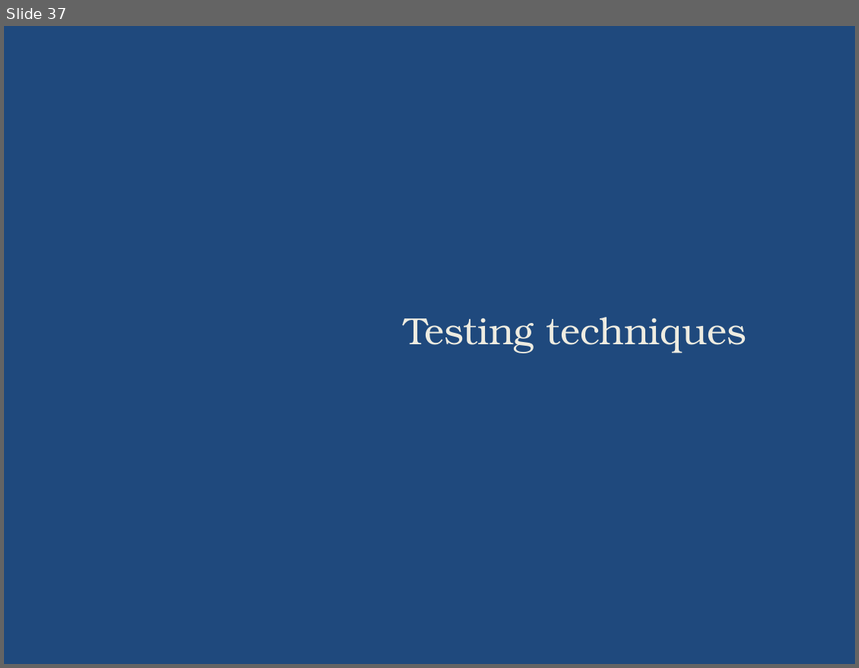
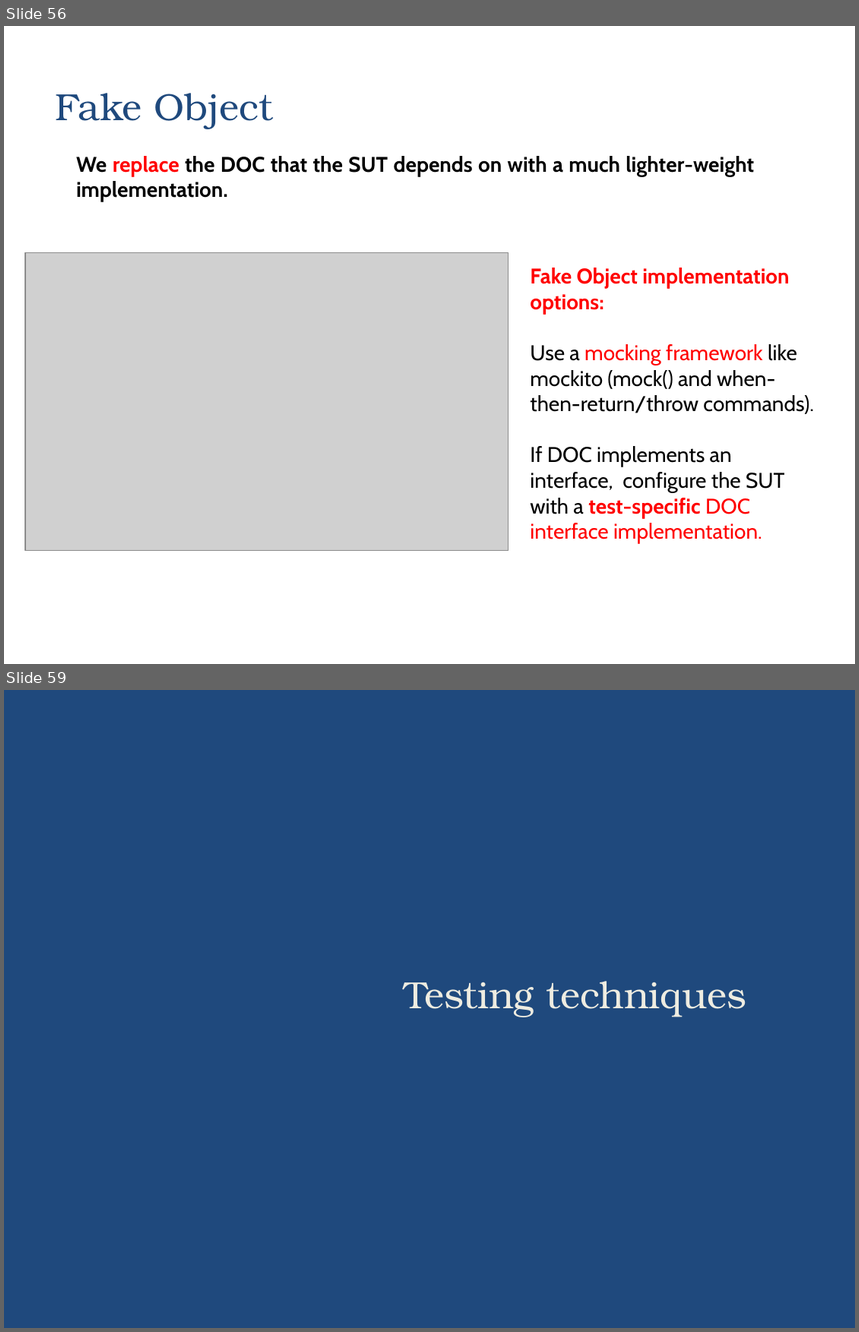
Before and after one commit to zarras/myy803-slides, a slide deck: 6-SoftEng-Testing.ppt. Shown one above the other, each under a label of ours: slide 37 before the commit, slides 56 and 59 after it; the slides between them are not shown. The pictures are 859x668 and 859x1332 pixels, drawn with LibreOffice and Linux fonts; fonts in the diff are those of the drawing; grey boxes stand for pictures. Boxes give left, top, right and bottom in pixels: in the first picture for what was removed or moved away, otherwise in the second. Text is boxed around its words. In the diff, an @@ line names an element or a change of style, - is before the commit and + after.

```diff
--- a/6-SoftEng-Testing.ppt
+++ b/6-SoftEng-Testing.ppt
@@ slide 56 added at (4, 26, 855, 664), background #FFFFFF @@
@@ title added at (55, 93, 273, 129), 32 pt, text #1F497D @@
+Fake Object
@@ text added at (76, 156, 754, 202), 18 pt, text #000000, bold @@
+We replace the DOC that the SUT depends on with a much lighter-weight implementation.
@@ picture added at (25, 253, 509, 551) @@
@@ text added at (530, 268, 814, 544), 18 pt, text #000000 @@
+Fake Object implementation options:
+Use a mocking framework like mockito (mock() and when-then-return/throw commands).
+If DOC implements an interface, configure the SUT with a test-specific DOC interface implementation.
@@ what was slide 37 is now slide 59 @@
```
Also in this commit, not shown: 2 slides changed, 41 other slides added, 20 slides removed, 1 other file.
